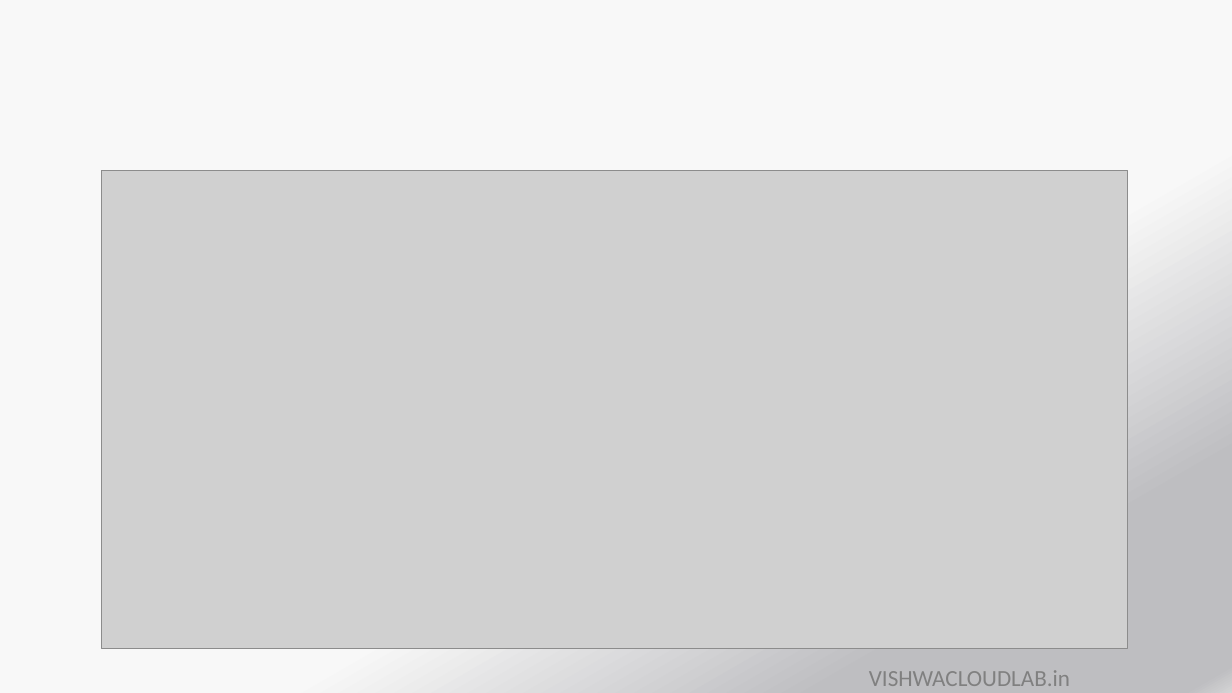
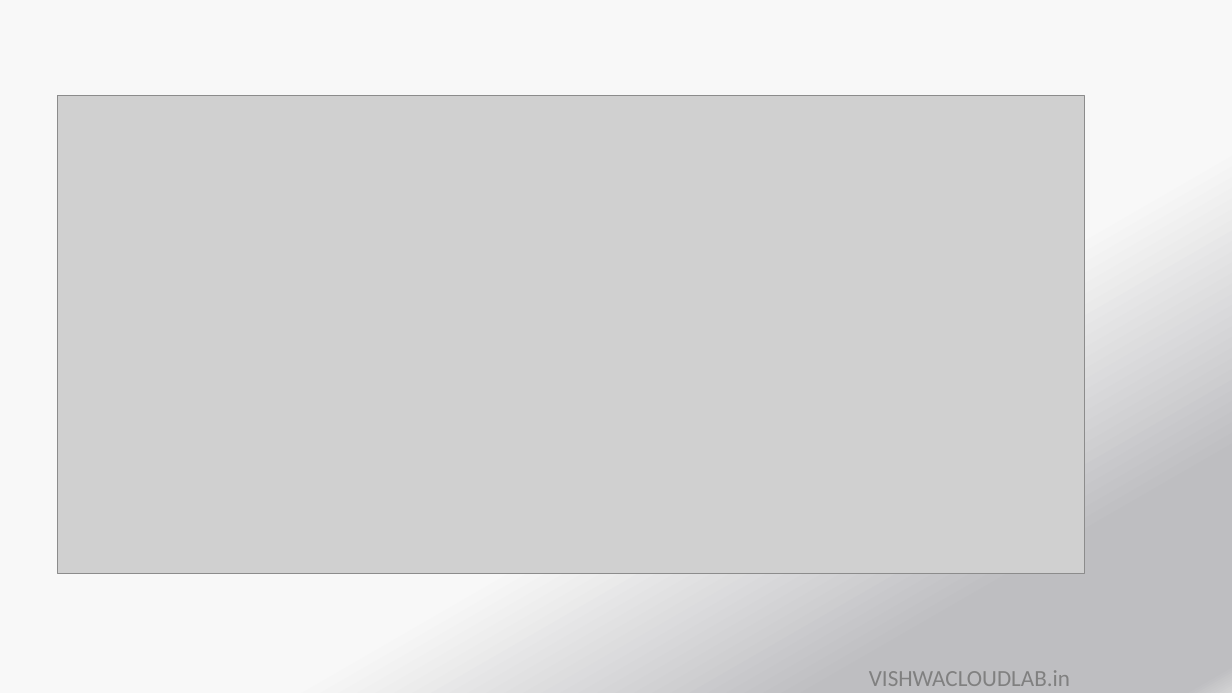
Before and after one commit to payalb/niit-25-aug-25, a slide deck: slide 7 of D4/PPT11-Kubernetes -Network.pptx. Drawn at 1232x693 pixels with LibreOffice and Linux fonts; fonts in the diff are those of the drawing; grey boxes stand for pictures. Boxes give left, top, right and bottom in pixels: in the first picture for what was removed or moved away, otherwise in the second. Text is boxed around its words. In the diff, an @@ line names an element or a change of style, - is before the commit and + after.

```diff
--- a/D4/PPT11-Kubernetes -Network.pptx
+++ b/D4/PPT11-Kubernetes -Network.pptx
@@ picture: place and size @@
-picture at [102, 170, 1128, 648]
+picture at [57, 96, 1084, 574]
@@ title removed at [152, 170, 456, 171] @@
-L3 approach
```
Also in this commit, not shown: 6 other slides changed, 9 slides removed, 12 other files.
